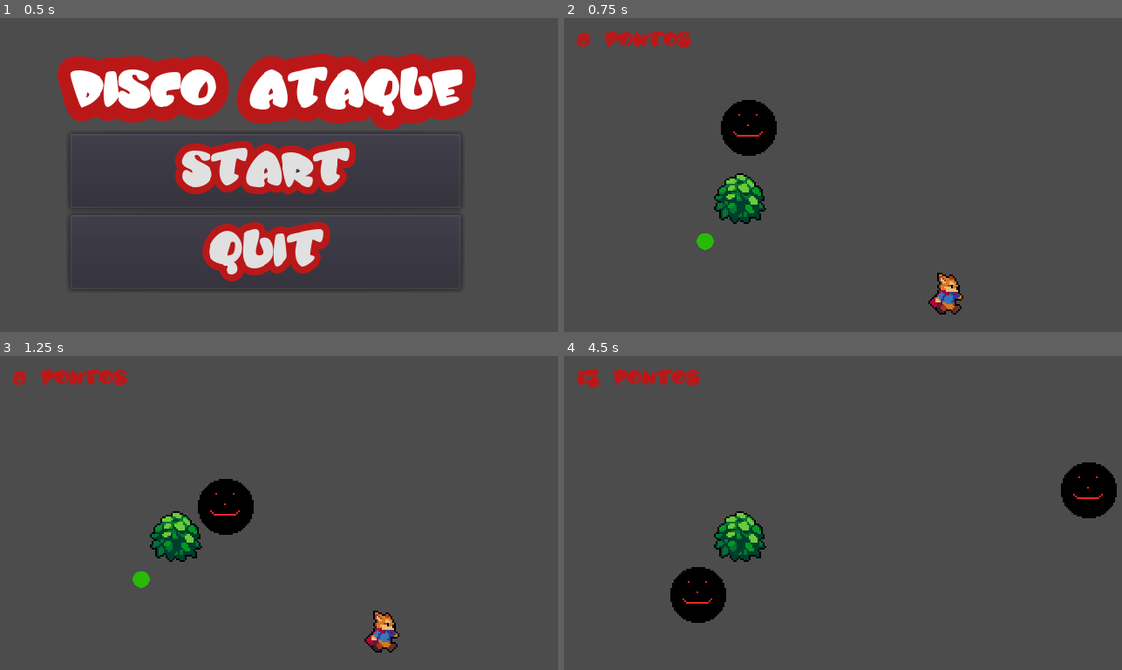
Above: before the commit, frames 1-4 (two rows, left to right).
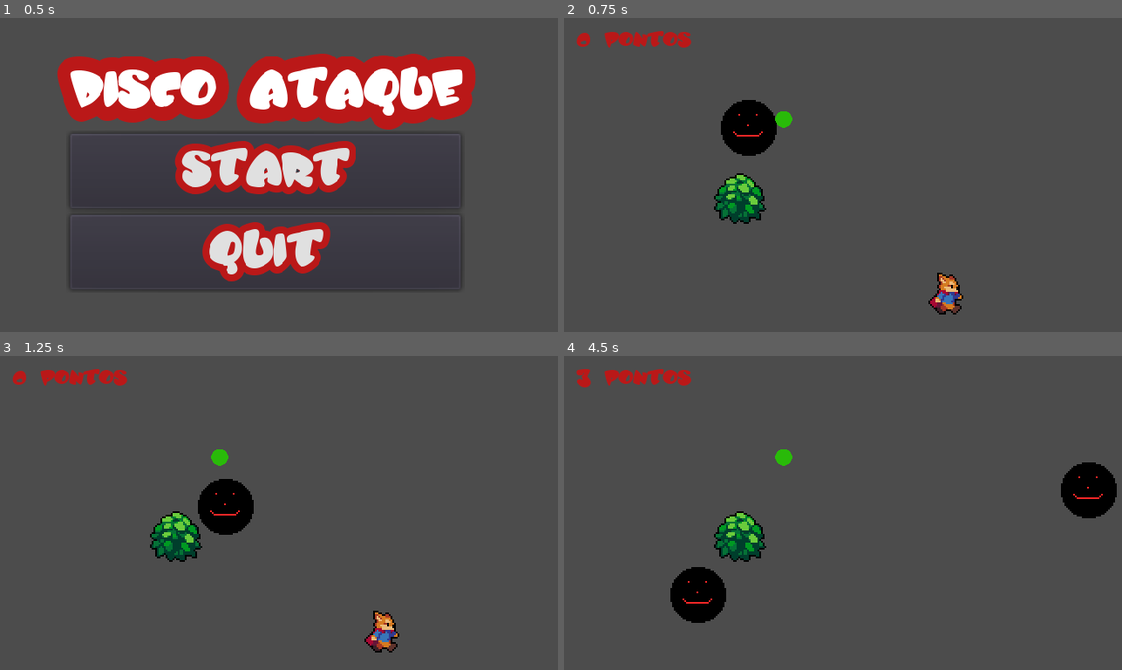
Above: after the commit, the same moments.

Repository: JudeuBugado/disco-ataque
Game: Godot game, scene res://Menu.tscn
Two runs of this game, one before a commit and one after it. Both use one fixed random seed, a clock stepped at 60 frames per second and the inputs below.
Inputs:
- Up to frame 1 (0.5 s): no input
- Up to frame 2 (0.75 s): click "START" at 0.5 s
- Up to frame 3 (1.25 s): no input
- Up to frame 4 (4.5 s): hold Right (ui_right) 1.28-2.03 s; hold Down (ui_down) 2.03-2.78 s; hold Right (ui_right) 2.78-3.53 s; hold Up (ui_up) 3.53-4.28 s; hold Left (ui_left) from 4.28 s (still down)

Frame 1 is identical in both runs. In frame 2, 0.2% of the frame differs, in the area x 23-41%, y 29-74%; in frame 3, 0.2%; in frame 4, 0.7%, in the area x 2-41%, y 4-35%.

Commit message:
Commit PontoV2

Diff:
--- a/Node2D.gd
+++ b/Node2D.gd
@@ -4,7 +4,7 @@
 const PONTO = preload("res://Pontos.tscn")
 
 func _ready():
-	SPonto()
+	pass
 
 func _on_TimerSpawn_timeout():
 	var disco = DISCO.instance()
--- a/Node2D.tscn
+++ b/Node2D.tscn
@@ -6,6 +6,7 @@
 [ext_resource path="res://Disco.tscn" type="PackedScene" id=4]
 [ext_resource path="res://HUD.tscn" type="PackedScene" id=5]
 [ext_resource path="res://Node2D.gd" type="Script" id=6]
+[ext_resource path="res://Pontos.tscn" type="PackedScene" id=7]
 
 [sub_resource type="CircleShape2D" id=1]
 
@@ -21,7 +22,7 @@
 
 [node name="Player" type="KinematicBody2D" parent="."]
 position = Vector2( 221.019, 157.973 )
-collision_layer = 4
+collision_layer = 13
 script = ExtResource( 3 )
 __meta__ = {
 "_edit_group_": true
@@ -44,6 +45,7 @@
 
 [node name="CollisionShape2D" type="CollisionShape2D" parent="Parede"]
 position = Vector2( -0.227835, 0 )
+scale = Vector2( 1.01998, 1.00942 )
 shape = SubResource( 2 )
 
 [node name="Parede2" type="StaticBody2D" parent="."]
@@ -93,5 +95,7 @@
 wait_time = 3.0
 autostart = true
 
+[node name="Pontos" parent="." instance=ExtResource( 7 )]
+
 [connection signal="timeout" from="TimerPontuação" to="Player" method="_on_TimerPontuao_timeout"]
 [connection signal="timeout" from="TimerSpawn" to="." method="_on_TimerSpawn_timeout"]
--- a/Pontos.gd
+++ b/Pontos.gd
@@ -8,7 +8,7 @@
 	position.y = random.randi_range(15,150)
 
 func spawnPonto():
-	pass
+	get_parent().SPonto()
 
 
 func _on_Area2D_body_entered(body):
--- a/Pontos.tscn
+++ b/Pontos.tscn
@@ -18,8 +18,11 @@
 texture = ExtResource( 1 )
 
 [node name="Area2D" type="Area2D" parent="."]
+collision_layer = 8
+collision_mask = 8
 
 [node name="CollisionShape2D" type="CollisionShape2D" parent="Area2D"]
+light_mask = 8
 shape = SubResource( 1 )
 
 [node name="TimerFree" type="Timer" parent="."]
Not shown: 1 places in Node2D.tscn that only renumber resources
